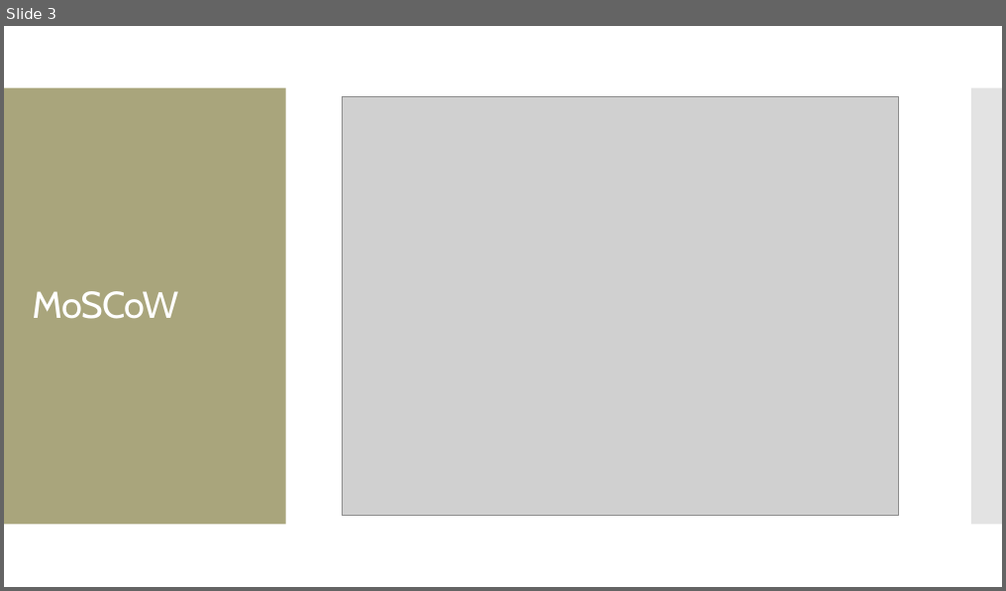
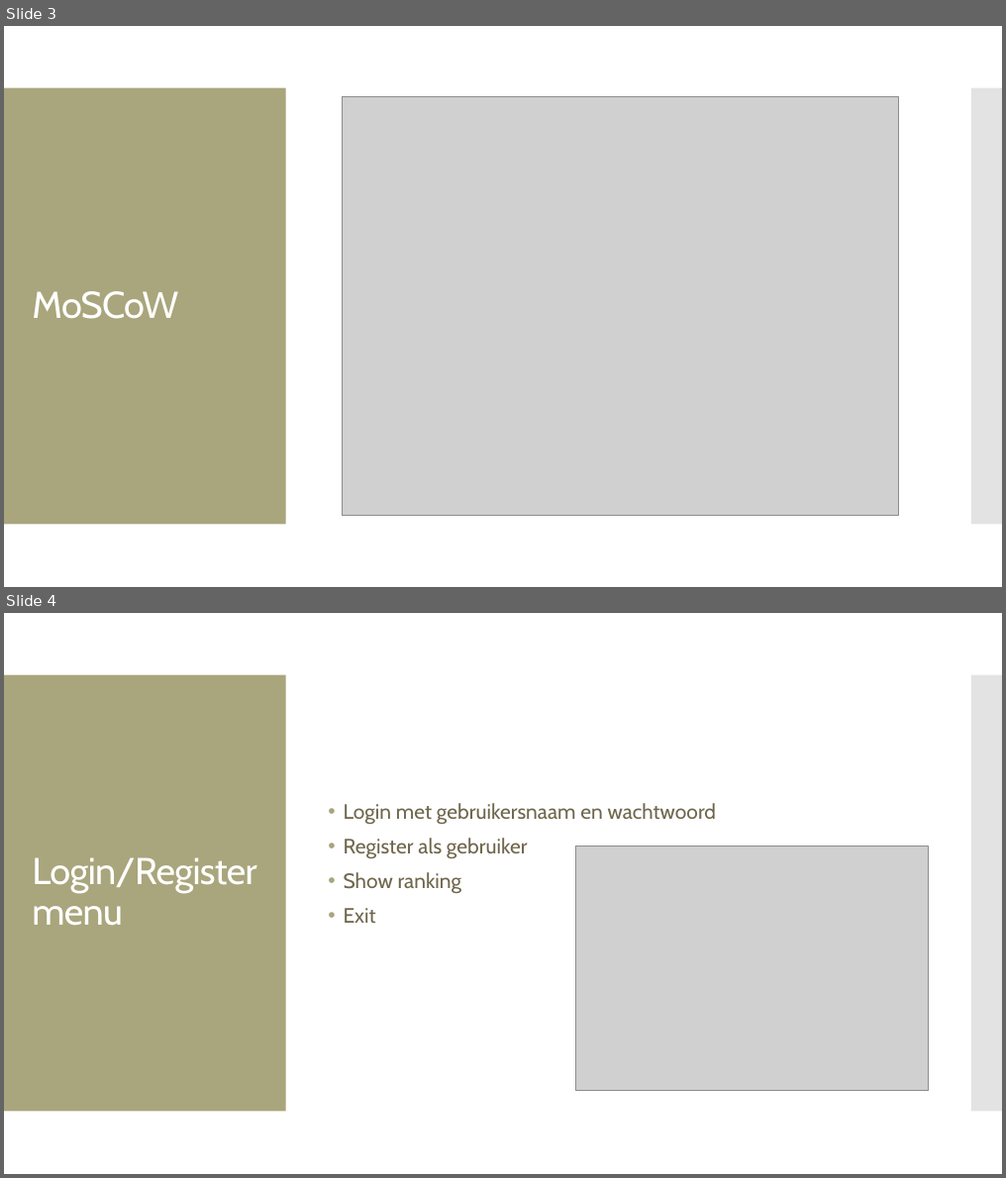
Before and after one commit to Groep1FIFA/project_fifa, a slide deck: documenten/presentatie/cs_presentatie.pptx. Shown one above the other, each under a label of ours: slide 3 before the commit, slides 3 and 4 after it. The pictures are 1006x591 and 1006x1178 pixels, drawn with LibreOffice and Linux fonts; fonts in the diff are those of the drawing; grey boxes stand for pictures. Boxes give left, top, right and bottom in pixels: in the first picture for what was removed or moved away, otherwise in the second. Text is boxed around its words. In the diff, an @@ line names an element or a change of style, - is before the commit and + after.

```diff
--- a/documenten/presentatie/cs_presentatie.pptx
+++ b/documenten/presentatie/cs_presentatie.pptx
@@ slide 4 added at [4,613,1002,1174], background #FFFFFF; not listed: 2 template elements that a slide beside it also shows @@
@@ text added at [344,803,717,923], 20 pt, text #6F664C @@
+• Login met gebruikersnaam en wachtwoord
+• Register als gebruiker
+• Show ranking
+• Exit
@@ picture added at [576,847,929,1090] @@
@@ title added at [32,858,256,926], 36 pt, text #FFFFFF @@
+Login/Register menu
```
Also in this commit, not shown: 2 slides changed, 2 other slides added, 13 other files.
